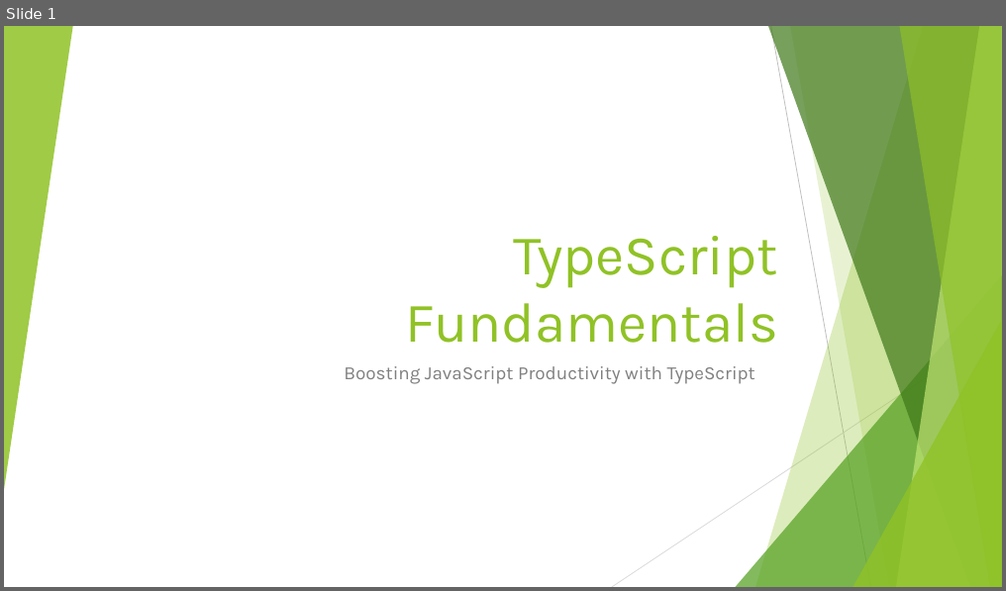
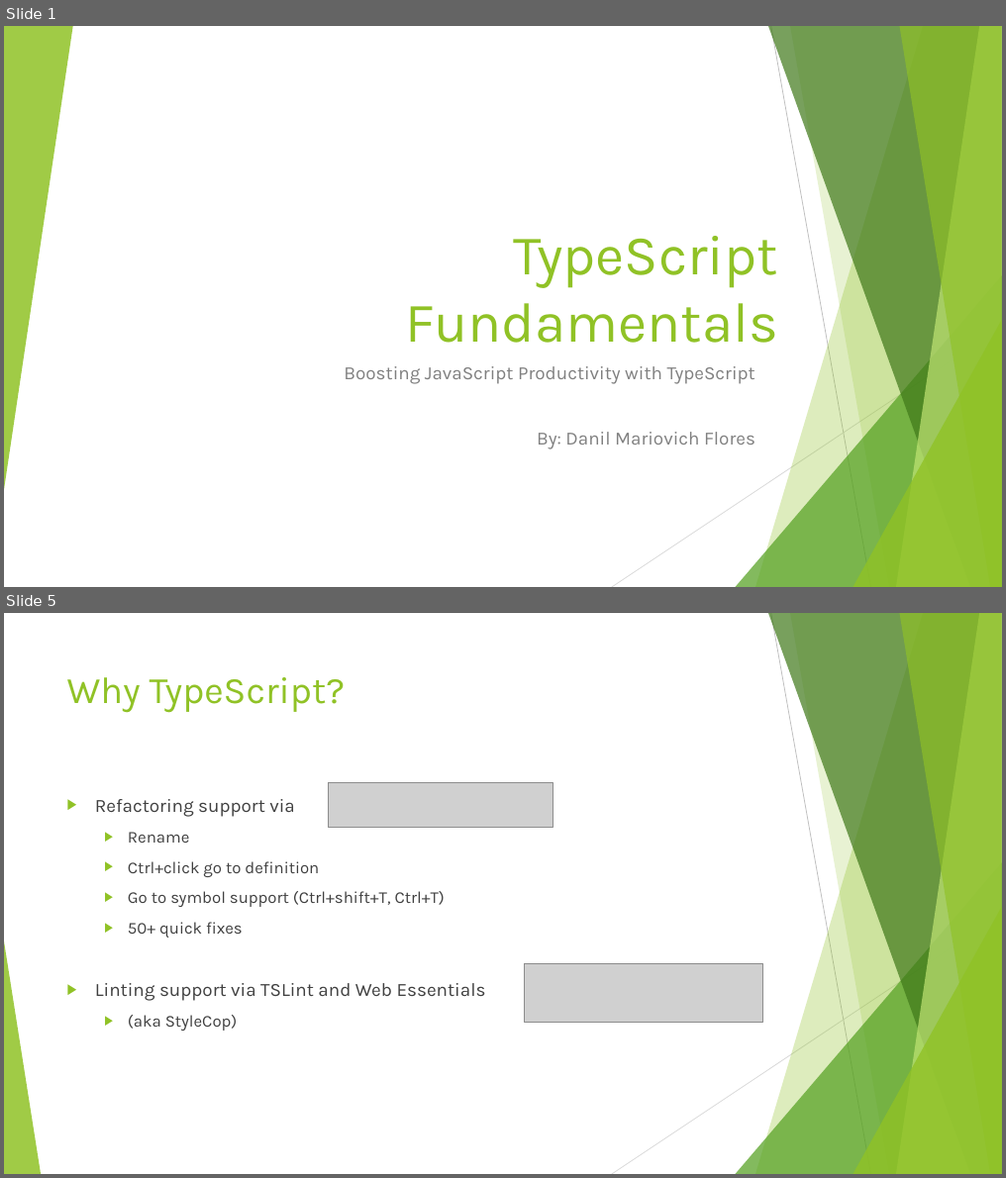
Before and after one commit to dflor003/typescript-fundamentals, a slide deck: Presentation/TypeScriptFundamentals.pptx. Shown one above the other, each under a label of ours: slide 1 before the commit, slides 1 and 5 after it; the slides between them are not shown. The pictures are 1006x591 and 1006x1178 pixels, drawn with LibreOffice and Linux fonts; fonts in the diff are those of the drawing; grey boxes stand for pictures. Boxes give left, top, right and bottom in pixels: in the first picture for what was removed or moved away, otherwise in the second. Text is boxed around its words. In the diff, an @@ line names an element or a change of style, - is before the commit and + after.

Commit message:
DanilF: Wrote up slides on TS intro, basic syntax, modules, interfaces, classes. Added examples for each topic.

```diff
--- a/Presentation/TypeScriptFundamentals.pptx
+++ b/Presentation/TypeScriptFundamentals.pptx
@@ slide 5 added at [4, 613, 1002, 1174], background #FFFFFF; not listed: 9 template elements that a slide beside it also shows @@
@@ title added at [67, 677, 345, 713], 36 pt, text #90C226 @@
+Why TypeScript?
@@ picture added at [328, 783, 552, 827] @@
@@ text added at [95, 799, 486, 1031], 16 pt, text #404040 @@
+▶ Refactoring support via
+  ▶ Rename
+  ▶ Ctrl+click go to definition
+  ▶ Go to symbol support (Ctrl+shift+T, Ctrl+T)
+  ▶ 50+ quick fixes
+▶ Linting support via TSLint and Web Essentials
+  ▶ (aka StyleCop)
@@ triangle added at [4, 942, 41, 1174], fill #90C226 at 85% opacity @@
@@ picture added at [525, 963, 763, 1023] @@
@@ slide 1 changed as well @@
@@ subtitle at [537, 432, 755, 450]: paragraph added @@
+By: Danil Mariovich Flores
```
Also in this commit, not shown: 20 other slides added, 1 slide removed, 17 other files.
